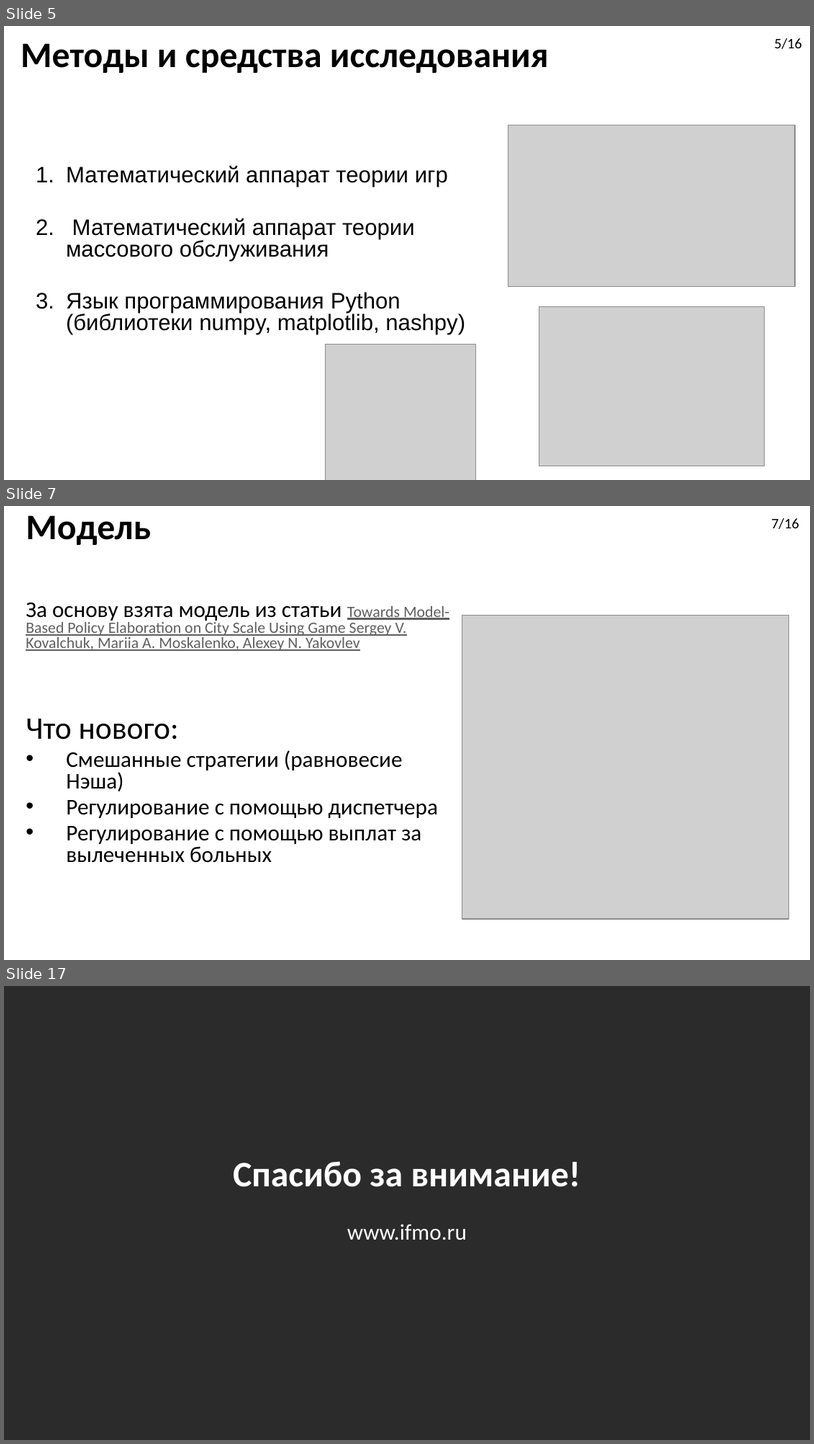
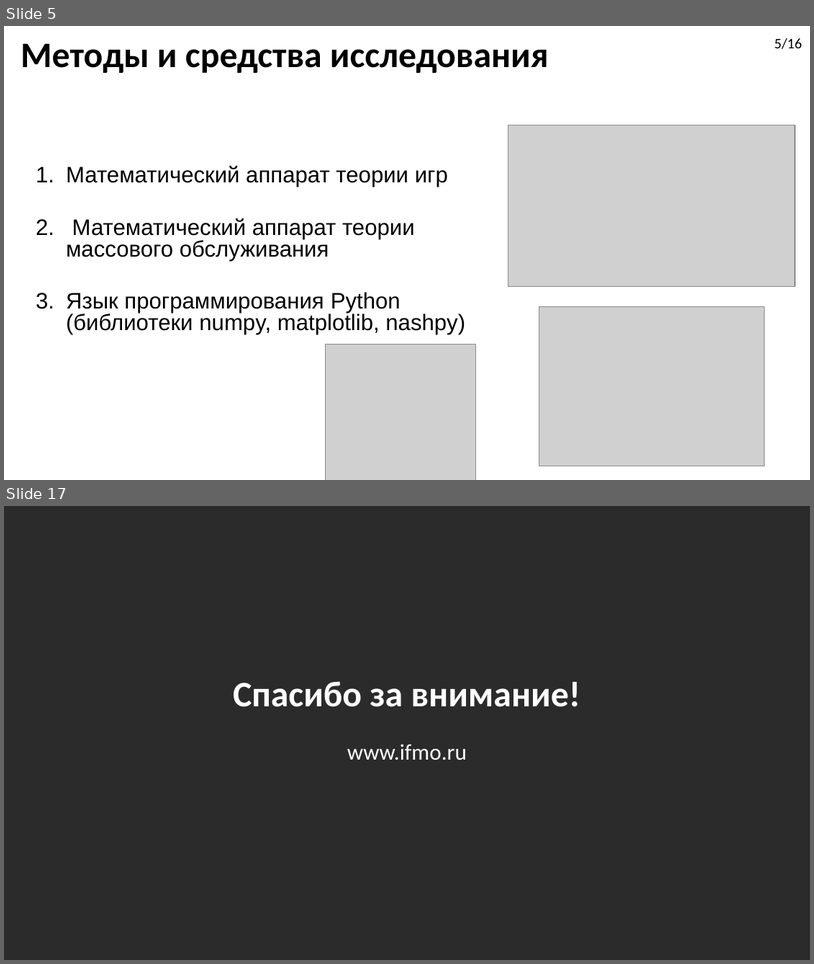
Before and after one commit to DimaStoyanov/Ambulance-Dispatching, a slide deck: Diplom_Presentation.pptx. Shown one above the other, each under a label of ours: slides 5, 7 and 17 before the commit, slides 5 and 17 after it; the slides between them are not shown. The pictures are 814x1444 and 814x964 pixels, drawn with LibreOffice and Linux fonts; fonts in the diff are those of the drawing; grey boxes stand for pictures; background and template pictures are left out; a plain dark background stands for a picture behind light text. Boxes give left, top, right and bottom in pixels: in the first picture for what was removed or moved away, otherwise in the second. Text is boxed around its words. In the diff, an @@ line names an element or a change of style, - is before the commit and + after.

```diff
--- a/Diplom_Presentation.pptx
+++ b/Diplom_Presentation.pptx
@@ slide 7 removed at bbox=[4, 506, 810, 960], background picture (left out) @@
@@ title removed at bbox=[26, 515, 151, 545] @@
-Модель
@@ text removed at bbox=[772, 518, 799, 529] @@
-7/16
@@ text removed at bbox=[26, 602, 450, 862] @@
-За основу взята модель из статьи Towards Model-Based Policy Elaboration on City Scale Using Game Sergey V. Kovalchuk, Mariia A. Moskalenko, Alexey N. Yakovlev
-Что нового:
-• Смешанные стратегии (равновесие Нэша)
-• Регулирование с помощью диспетчера
-• Регулирование с помощью выплат за вылеченных больных
@@ picture removed at bbox=[462, 615, 789, 919] @@
```
Also in this commit, not shown: 7 slides changed, 6 slides added, 5 other slides removed, 5 other files.
